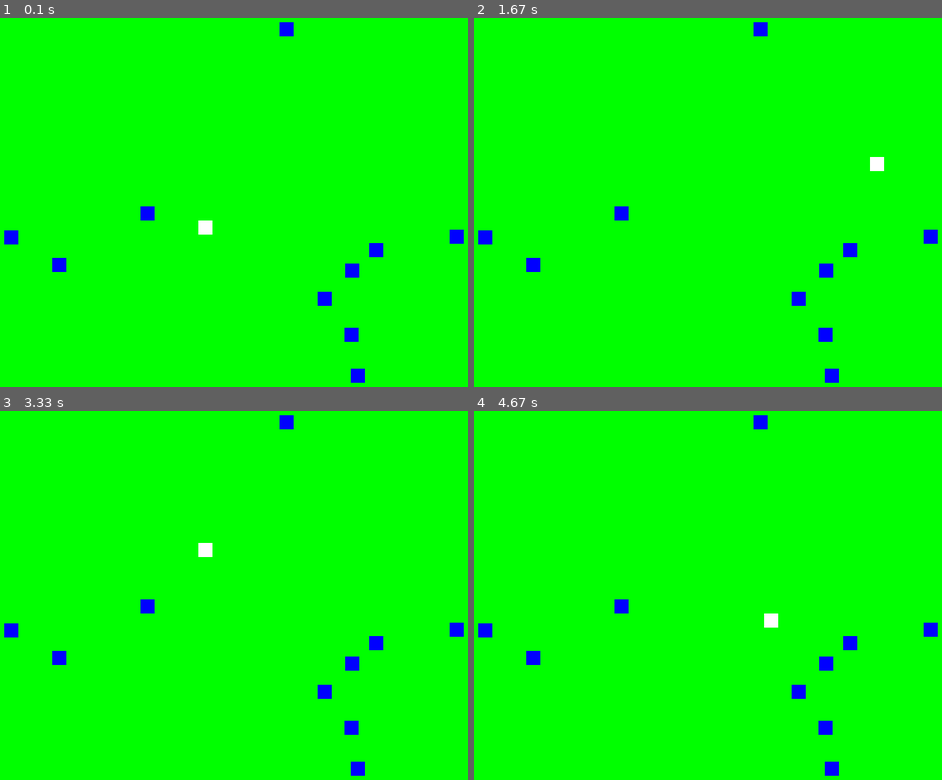
Above: before the commit, frames 1-4 (two rows, left to right).
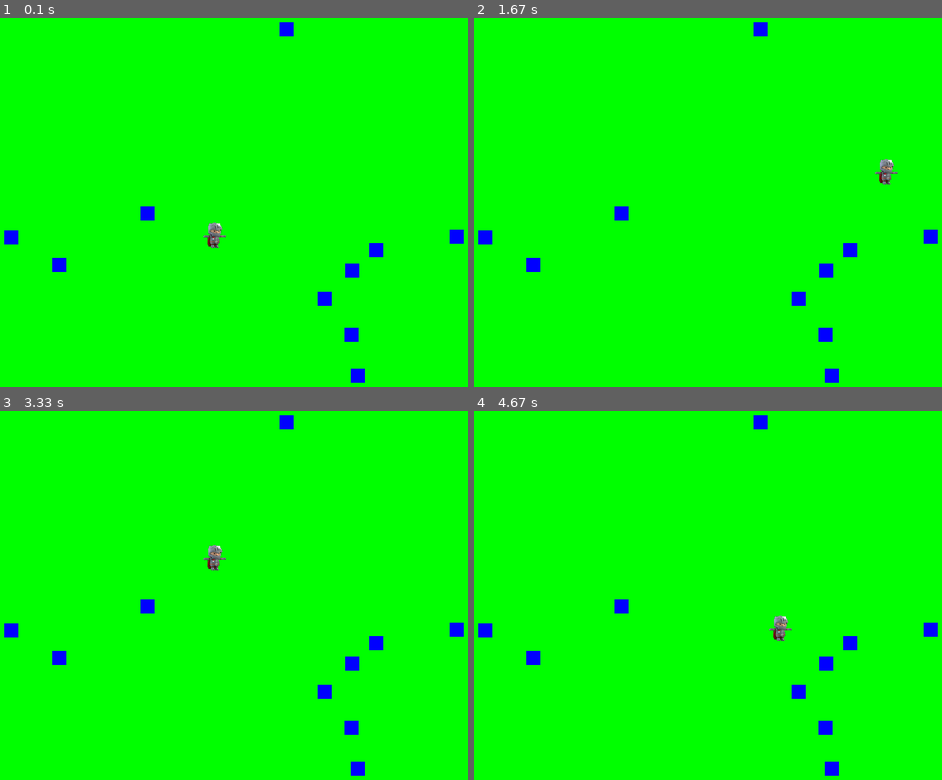
Above: after the commit, the same moments.

Repository: BRYANGC59/First_game
Game: pygame game, started from Game/juego.py
The game is run twice, just before and just after one commit, with the same random seed, the same clock (stepped at 60 frames per second) and the same inputs.
Inputs:
- Up to frame 1 (0.1 s): no input
- Up to frame 2 (1.67 s): hold Right 0.33-0.8 s; hold Up 0.83-1.13 s; hold Right 1.17-1.63 s
- Up to frame 3 (3.33 s): hold Left 1.67-2.2 s; hold Down 2.23-2.53 s; hold Left 2.57-2.97 s; hold Up from 3 s (still down)
- Up to frame 4 (4.67 s): release Up at 3.37 s; hold Right 3.4-4.03 s; hold Down 4.07-4.43 s; hold Left from 4.47 s (still down)

The runs differ from the first frame. In frame 1, 0.3% of the frame differs, in the area x 42-49%, y 54-63%; in frame 2, 0.3%; in frame 3, 0.3%; in frame 4, 0.3%.

Commit message:
primer personaje: caballeros

Diff:
--- a/Game/constantes.py
+++ b/Game/constantes.py
@@ -1,6 +1,6 @@
 #Tamaños
 ANCHO, ALTO  = 800, 600
-
+PERSONAJE = 40
 #Colores
 WHITE = (255, 255, 255)
 GREEN = (0, 255, 0)
--- a/Game/personaje.py
+++ b/Game/personaje.py
@@ -1,17 +1,20 @@
 import pygame
-
 import constantes
+import os
 
 
 class Personaje:
     def __init__(self, x, y):
         self.x = x
         self.y = y
-        self.size = 20
         self.inventario = {"Gemas": 0}
+        imagen_path = os.path.join("recursos", "imagenes", "personajes", "caballero.png")
+        self.imagen = pygame.image.load(imagen_path).convert_alpha()
+        self.imagen = pygame.transform.scale(self.imagen, (constantes.PERSONAJE, constantes.PERSONAJE))
+        self.size = self.imagen.get_width()
 
     def draw(self, ventana):
-        pygame.draw.rect(ventana, constantes.WHITE, (self.x,self.y, self.size, self.size))
+        ventana.blit(self.imagen, (self.x, self.y))
 
     def movimientos(self, mx, my):
         self.x += mx
Renamed: recursos/imagenes/objetos/fondo.jpg -> Game/recursos/imagenes/objetos/fondo.jpg
Binary file added: Game/recursos/imagenes/personajes/caballero.png
Binary file added: Game/recursos/imagenes/personajes/echisera.png
Renamed: recursos/imagenes/personajes/personaje_1.png -> Game/recursos/imagenes/personajes/wolf.png
